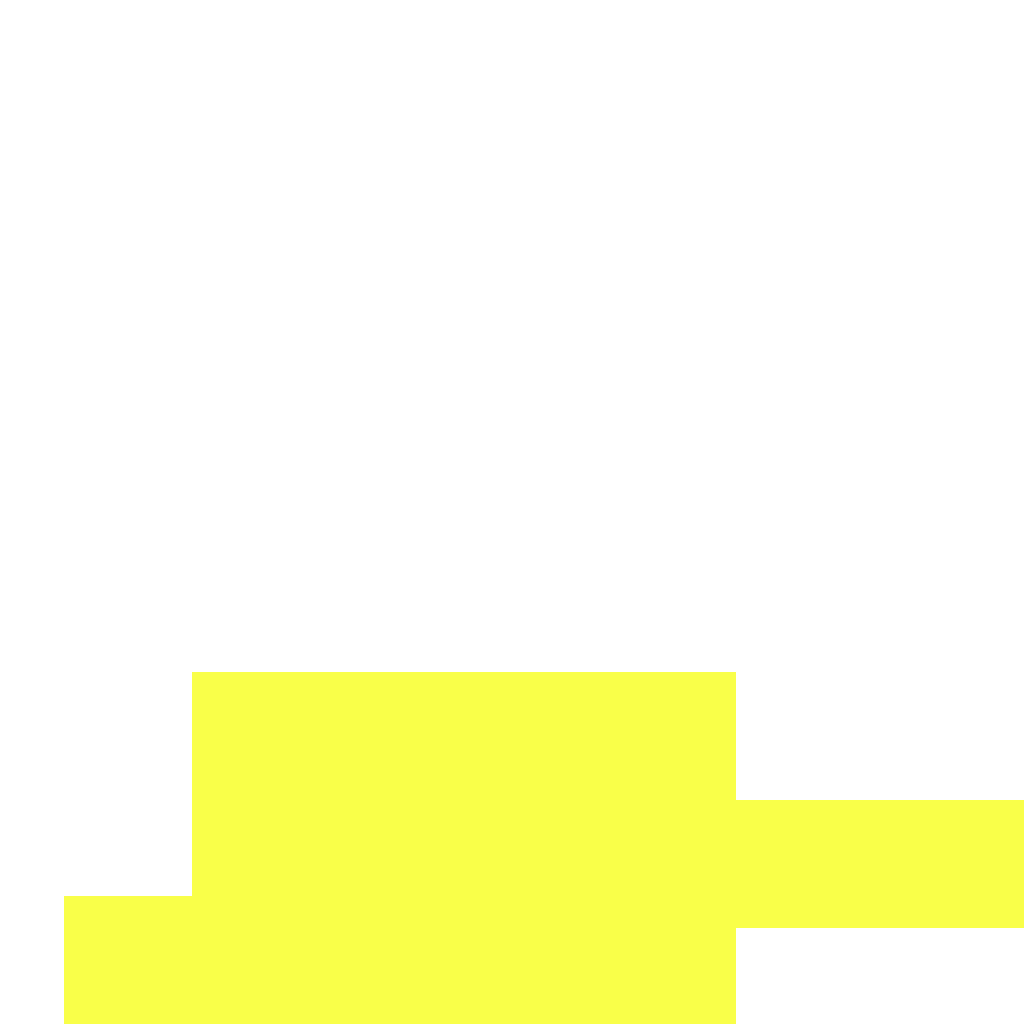
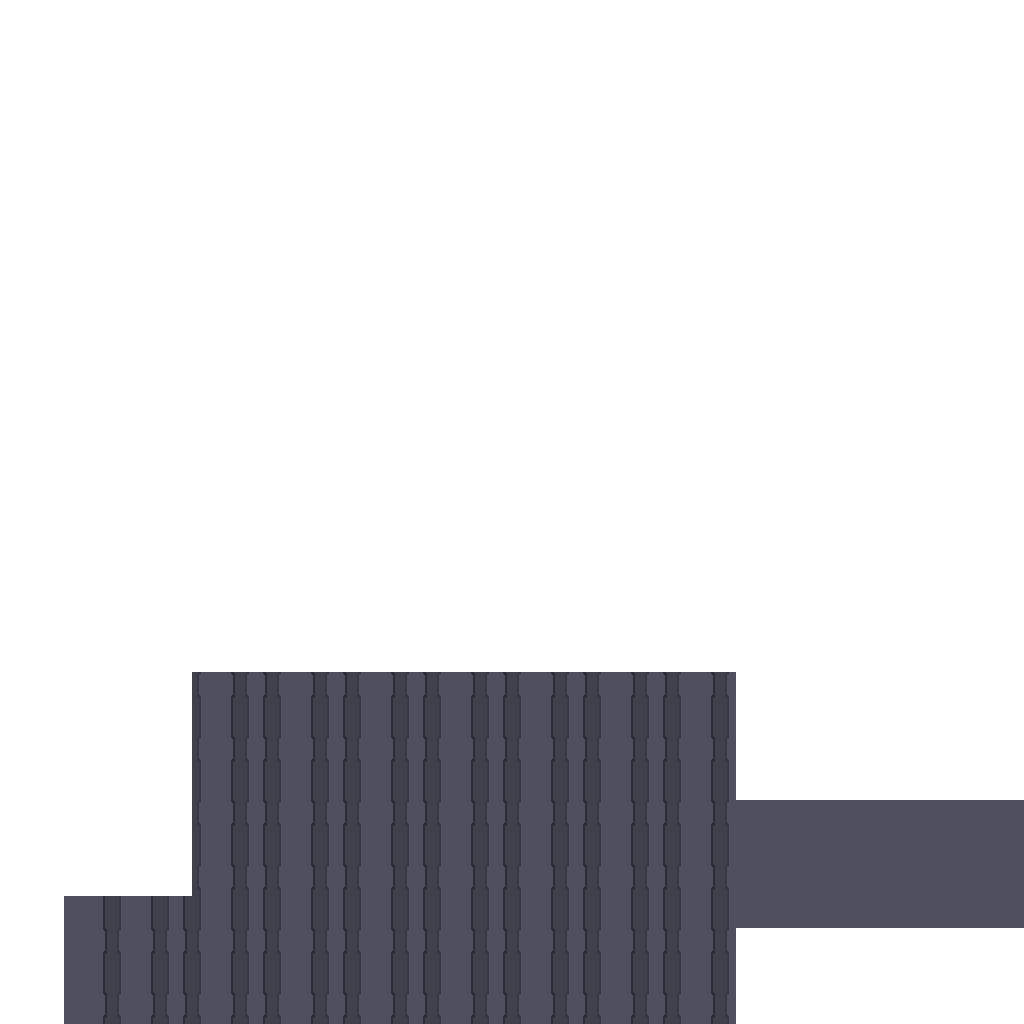
Comparing the layer stacks of the two 1024 x 1024 images. Changes:
added layer "Layer 3" above "Layer 2" over [64, 672, 1024, 1024]
